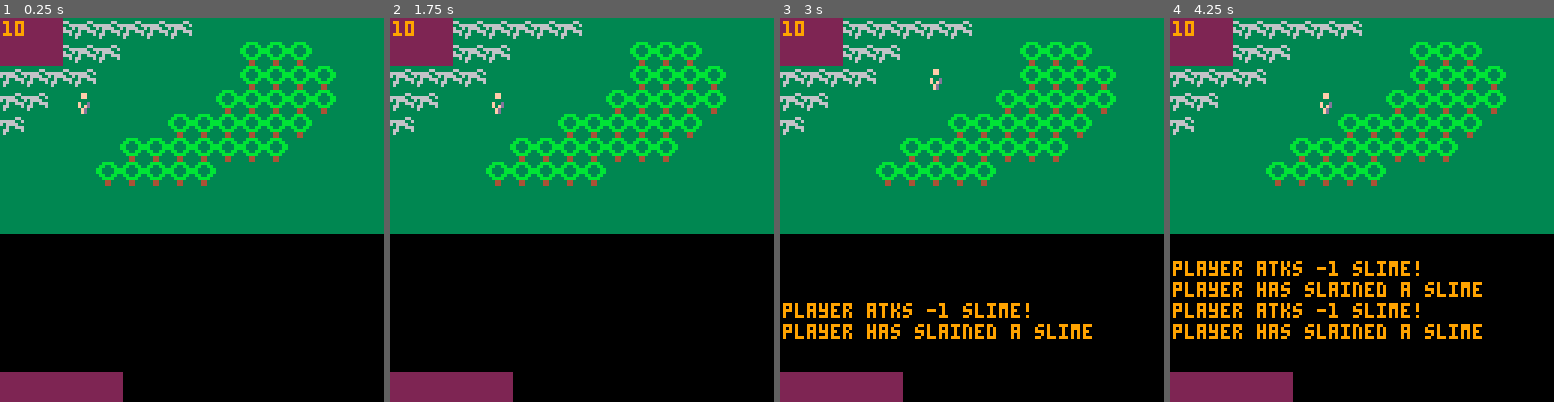
Above: before the commit, frames 1-4 (left to right).
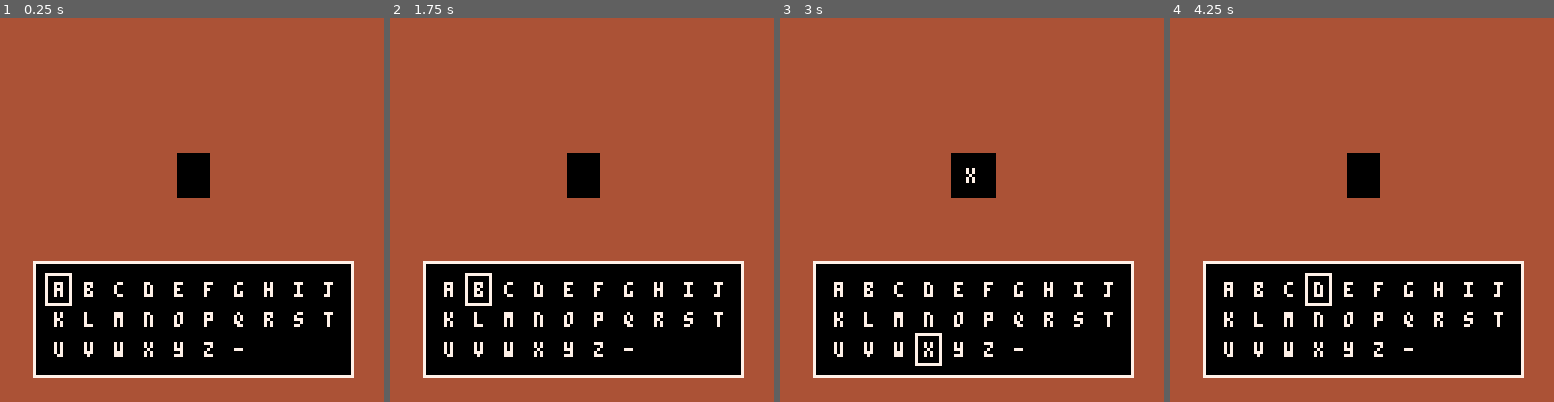
Above: after the commit, the same moments.

Repository: aureliendossantos/tinytale-pico-8
Game: PICO-8 cartridge tinytale.p8
The game is run twice, just before and just after one commit, with the same random seed, the same clock (stepped at 60 frames per second) and the same inputs.
Inputs:
- Up to frame 1 (0.25 s): no input
- Up to frame 2 (1.75 s): tap X (X key) at 0.33, 1.07 s; tap O (Z key) at 0.7, 1.7 s; hold Right from 1.6 s (still down)
- Up to frame 3 (3 s): tap X (X key) at 1.85, 2.97 s; release Right at 2.1 s; tap O (Z key) at 2.1, 2.5, 2.9 s; hold Up 2.15-2.42 s; hold Right from 2.47 s (still down)
- Up to frame 4 (4.25 s): release Right at 3.03 s; hold Left 3.08-3.58 s; tap O (Z key) at 3.3, 3.7, 4.1 s; hold Down 3.63-3.97 s; hold Right from 4.02 s (still down); tap X (X key) at 4.08 s

The runs differ from the first frame. In frame 1, 78% of the frame differs, in the area x 0-100%, y 0-100%; in frame 2, 78%; in frame 3, 79%; in frame 4, 81%.

Commit message:
name input, inventory, hud

Diff:
--- a/battles.lua
+++ b/battles.lua
@@ -11,21 +11,24 @@
         attack(enemy, p)
     end
     --battle end message
-    if p.life <= 0 then
+    if p.hp <= 0 then
         add(log, enemy.name.." has slained "..p.name.."...")
     else
         add(log, p.name.." has slained a "..enemy.name)
     end
+
+    p.exp += enemy.exp
+    p.gold += enemy.gold
 
     steps = 0
     steps_goal_set = false
 end
 
 function should_battle_end(enemy)
-    return enemy.life <= 0 or p.life <= 0
+    return enemy.hp <= 0 or p.hp <= 0
 end
 
 function attack(atker, dfder)
-    dfder.life -= atker.damage
+    dfder.hp -= atker.damage
     add(log, atker.name.." atks -"..atker.damage.." "..dfder.name.."!")
 end
--- a/database.lua
+++ b/database.lua
@@ -5,20 +5,51 @@
     x = 3,
     y = 3,
     name = "player",
-    life = 10,
-    damage = 1
+    level = 1
+}
+
+--evolution curves
+--base that will be altered by equipment
+function calc_hp_curve()
+    return 5 + 5 * p.level
+end
+function calc_exp_curve()
+    return 100 * p.level
+end
+function calc_damage_curve()
+    return 1 * p.level
+end
+
+inv = {
+    {1, 3},
+    {2, 9}
+}
+
+items = {
+    {
+        name = "pOTION",
+        spr = 32
+    },
+    {
+        name = "kEY",
+        spr = 33
+    }
 }
 
 enemies = {
     {
         name = "slime",
-        life = 1,
-        damage = 1
+        hp = 1,
+        damage = 1,
+        exp = 10,
+        gold = 2
     },
     {
         name = "goblin",
-        life = 2,
-        damage = 2
+        hp = 2,
+        damage = 2,
+        exp = 25,
+        gold = 3
     }
 }
 
--- a/hud.lua
+++ b/hud.lua
@@ -1,17 +1,70 @@
+function init_hud()
+    log_opened = false
+    log_y = 128
+    menuitem(2, "event log", function() toggle_log() end)
+end
+
+function update_hud()
+    update_log()
+end
+
 function draw_hud()
     draw_player_status()
     draw_log()
 end
 
 function draw_player_status()
-    rectfill(0, 0, 20, 15, 2)
-    print(p.life, 1, 1, 9)
+    local w = 30
+    local h = 27
+    --[[
+    rect(-1, -1, w, h, 4)
+    fillp(0b1010010110100101.1)
+    rectfill(0, 0, w-1, h-1, 5)
+    fillp(0)
+    --]]
+    rect(1, 4, w-2, 7, 6)
+    rectfill(2, 5, 27, 6, 8)
+    rect(1, 13, w-2, 15, 6)
+    line(2, 14, 27, 14, 12)
+    local y = 18
+    for i=1,19,9 do
+        spr(35, i, y)
+    end
+    spr(32, 1, y)
+    spr(33, 10, y)
+    for entry in all(inv) do
+        if entry[1] == 1 then
+            print_shaded(entry[2], 3, y+4)
+        elseif entry[1] == 2 then
+            print_shaded(entry[2], 12, y+4)
+        end
+    end
+    spr(34, 19, y)
+    print_shaded(p.gold, 21, y+4, 7)
+    local hp = p.hp.."/"..p.hp_max
+    print_shaded(hp, 4, 2, 7)
+    print_shaded(p.exp.."/"..p.exp_max, 4, 10, 7)
+    --print("lv."..p.level, 1, 14, 9)
+end
+
+function toggle_log()
+    log_opened = not log_opened
+    inventory_opened = false
+end
+
+function update_log()
+    if log_opened then
+        log_y = max(72, log_y - 9)
+        if (btn(🅾️)) toggle_log()
+    else
+        log_y = min(128, log_y + 9)
+    end
 end
 
 function draw_log()
-    rectfill(0, 118, 40, 127, 2)
-    local log_text_y = 60
-    for i = #log-6, #log do
+    rectfill(0, log_y, 127, 128, 2)
+    local log_text_y = log_y + 1
+    for i = #log-7, #log do
         if log[i] then
             print(log[i], 1, log_text_y, 9)
         end
--- /dev/null
+++ b/inventory.lua
@@ -0,0 +1,28 @@
+function init_inventory()
+    inventory_opened = false
+    menuitem(1, "inventory", function() toggle_inventory() end)
+end
+
+function toggle_inventory()
+    inventory_opened = not inventory_opened
+    log_opened = false
+end
+
+function update_inventory()
+    if inventory_opened then
+        if (btn(🅾️)) toggle_inventory()
+    end
+end
+
+function draw_inventory()
+    if inventory_opened then
+        local x, y, w, h = 30, 30, 90, 90
+        rectfill(x, y, x+w, y+h, 4)
+        for entry in all(inv) do
+            local item = items[entry[1]]
+            spr(item.spr, x+10, y+10)
+            print(entry[2], x+12, y+14, 7)
+            x += 9
+        end
+    end
+end
--- a/main_loop.lua
+++ b/main_loop.lua
@@ -1,13 +1,31 @@
 function _init()
+    init_database()
+    test_mode = false
+    if test_mode == true then
+        go_to_map()
+    else
+        init_title()
+        _upd = update_title
+        _drw = draw_title
+    end
+end
+
+function go_to_map()
     init_map()
+    _upd = update_map
+    _drw = draw_map
 end
 
 function _update()
-    btn_up,btn_left,btn_down,btn_right=btn(⬆️),btn(⬅️),btn(⬇️),btn(➡️)
-    btnp_up,btnp_left,btnp_down,btnp_right=btnp(⬆️),btnp(⬅️),btnp(⬇️),btnp(➡️)
-    update_map()
+    if not inventory_opened then
+        btn_up,btn_left,btn_down,btn_right=btn(⬆️),btn(⬅️),btn(⬇️),btn(➡️)
+        btnp_up,btnp_left,btnp_down,btnp_right=btnp(⬆️),btnp(⬅️),btnp(⬇️),btnp(➡️)
+        btn_x,btn_o=btn(❎),btn(🅾️)
+        btnp_x,btnp_o=btnp(❎),btnp(🅾️)
+    end
+    _upd()
 end
 
 function _draw()
-    draw_map()
+    _drw()
 end
--- /dev/null
+++ b/picoboard.lua
@@ -0,0 +1,81 @@
+--picoboard 1.3
+--by afburgess
+--(with beautiful optimisations by sibwara)
+--simplified by me
+
+function init_picoboard()
+    key = {"a","b","c","d","e","f","g","h","i","j","k","l","m","n","o","p","q","r","s","t","u","v","w","x","y","z","-"," "}
+    txtstr = {}
+    keypos={x=0,y=0}
+    dspos={x=0,y=0}
+end
+
+function picoboard()
+
+    --keymappings
+    if btnp(1) then keypos.x +=1 sfx(2) end
+    if btnp(0) then keypos.x -=1 sfx(2) end
+    if btnp(2) then keypos.y -=1 sfx(2) end
+    if btnp(3) then keypos.y +=1 sfx(2) end
+    if btnp(4) then backspace() end
+    if btnp(5) then select() end
+
+    --keyboard looping
+    if keypos.x > 9 then keypos.x = 0 end
+    if keypos.x < 0 then keypos.x = 9 end
+    if keypos.y > 2 then keypos.y = 0 end
+    if keypos.y < 0 then keypos.y = 2 end
+
+    --keyboard draw
+    local x, y = 18, 88
+
+    rectfill(x-7,y-7,x+99,y+31,0)
+    rect(x-7,y-7,x+99,y+31,7)
+
+    for r1=0,9 do
+     print(key[r1+1],x+r1*10,y,7)
+     print(key[r1+11],x+r1*10,y+10,7)
+    end
+    for r2=0,6 do
+     print(key[r2+21],x+r2*10,y+20,7)
+    end
+
+    for r3=1,3 do
+     spr(63+r3,x+59+r3*10,y+20)
+    end
+
+    --cursor draw
+    rect(keypos.x*10+x-3,keypos.y*10+y-3,keypos.x*10+x+5,keypos.y*10+y+7,7)
+
+    --display string
+    rectfill(64-#txtstr*2-5,45,64-#txtstr*2+4*#txtstr+5,59,0)
+    str=""
+    for i in all(txtstr) do
+    str=str..i..""
+    print(str,64-#txtstr*2,50,7)
+    end
+
+end
+
+function select()
+    newkey = keypos.x + keypos.y*10 + 1
+
+    if newkey > 28 then
+        if newkey == 29 then backspace() end
+        if newkey == 30 then confirm() sfx(3) end
+    else
+        if #txtstr < 8 then
+            add(txtstr,key[newkey])
+            sfx(0)
+        end
+    end
+end
+
+function backspace()
+    if #txtstr > 0 then txtstr[#txtstr]=nil sfx(1) end
+end
+
+function confirm()
+    p.name = str
+    go_to_map()
+end
--- /dev/null
+++ b/player_stats.lua
@@ -0,0 +1,19 @@
+function init_player_stats()
+    local hp = calc_hp_curve()
+    p.hp, p.hp_max = hp, hp
+    p.exp, p.exp_max = 0, calc_exp_curve()
+    p.damage = calc_damage_curve()
+    p.gold = 0
+end
+
+function update_player_stats()
+    if p.exp >= p.exp_max then
+        add(log, "level up!")
+        p.exp = 0
+        p.level += 1
+        p.exp_max = calc_exp_curve()
+        p.hp_max = calc_hp_curve()
+        p.hp = p.hp_max
+        p.damage = calc_damage_curve()
+    end
+end
--- a/scene_map.lua
+++ b/scene_map.lua
@@ -1,5 +1,7 @@
 function init_map()
-    init_database()
+    init_player_stats()
+    init_inventory()
+    init_hud()
     steps = 0
     steps_goal = 0
     cur_terrain = 0
@@ -8,16 +10,31 @@
 
 function update_map()
     player_movement()
-    update_terrain()
+    update_terrain_number()
     if not steps_goal_set or terrain_changed then
         new_steps_goal()
     end
     if steps_goal_set and steps >= steps_goal then
         battle()
     end
+    update_player_stats()
+    update_hud()
+    update_inventory()
 end
 
-function update_terrain()
+function player_movement()
+    newx, newy = p.x, p.y
+    if (btnp_up) newy -= 1
+    if (btnp_down) newy += 1
+    if (btnp_left) newx -= 1
+    if (btnp_right) newx += 1
+    if (newx ~= p.x or newy ~= p.y) and can_move() then
+        p.x, p.y = newx, newy
+        steps += 1
+    end
+end
+
+function update_terrain_number()
     terrain_changed = false
     local new_terrain = 0
     for i = 1,2 do
@@ -38,25 +55,10 @@
     steps_goal_set = true
 end
 
-function player_movement()
-    newx, newy = p.x, p.y
-    if (btnp_up) newy -= 1
-    if (btnp_down) newy += 1
-    if (btnp_left) newx -= 1
-    if (btnp_right) newx += 1
-    if (newx ~= p.x or newy ~= p.y) and can_move() then
-        p.x, p.y = newx, newy
-        steps += 1
-    end
-end
-
-function can_move()
-    return not tile_has_flag(0, newx, newy)
-end
-
 function draw_map()
     cls()
     map()
     spr(16, p.x*8, p.y*8)
     draw_hud()
+    draw_inventory()
 end
--- a/tinytale.p8
+++ b/tinytale.p8
@@ -7,8 +7,12 @@
 #include battles.lua
 #include database.lua
 #include hud.lua
+#include inventory.lua
 #include main_loop.lua
+#include picoboard.lua
+#include player_stats.lua
 #include scene_map.lua
+#include title.lua
 #include tools.lua
 __gfx__
 000000003333333333bbbb3333333333000000000000000000000000000000000000000000000000000000000000000000000000000000000000000000000000
@@ -27,6 +31,14 @@
 00f0fd00000000000000000000000000000000000000000000000000000000000000000000000000000000000000000000000000000000000000000000000000
 000fd000000000000000000000000000000000000000000000000000000000000000000000000000000000000000000000000000000000000000000000000000
 000fd000000000000000000000000000000000000000000000000000000000000000000000000000000000000000000000000000000000000000000000000000
+00042000000f90000099900022222222000000000000000000000000000000000000000000000000000000000000000000000000000000000000000000000000
+00666d0000f004000944490025555554000000000000000000000000000000000000000000000000000000000000000000000000000000000000000000000000
+000dd000000940009449449025555554000000000000000000000000000000000000000000000000000000000000000000000000000000000000000000000000
+0066dd00000090009449224025555554000000000000000000000000000000000000000000000000000000000000000000000000000000000000000000000000
+060000d0000090004224224025555554000000000000000000000000000000000000000000000000000000000000000000000000000000000000000000000000
+068822d0000940000422240025555554000000000000000000000000000000000000000000000000000000000000000000000000000000000000000000000000
+06222250000090000044400025555554000000000000000000000000000000000000000000000000000000000000000000000000000000000000000000000000
+00d55500000940000000000024444449000000000000000000000000000000000000000000000000000000000000000000000000000000000000000000000000
 __gff__
 0002040100000000000000000000000000000000000000000000000000000000000000000000000000000000000000000000000000000000000000000000000000000000000000000000000000000000000000000000000000000000000000000000000000000000000000000000000000000000000000000000000000000000
 0000000000000000000000000000000000000000000000000000000000000000000000000000000000000000000000000000000000000000000000000000000000000000000000000000000000000000000000000000000000000000000000000000000000000000000000000000000000000000000000000000000000000000
--- /dev/null
+++ b/title.lua
@@ -0,0 +1,12 @@
+function init_title()
+    init_picoboard()
+end
+
+function update_title()
+
+end
+
+function draw_title()
+    cls(4)
+    picoboard()
+end
--- a/tools.lua
+++ b/tools.lua
@@ -1,7 +1,3 @@
-function tile_has_flag(flag, x, y)
-    return fget(mget(x, y), flag)
-end
-
 function clone_table(table)
     local new = {}
     for i,j in pairs(table) do
@@ -9,3 +5,16 @@
     end
     return new
 end
+
+function tile_has_flag(flag, x, y)
+    return fget(mget(x, y), flag)
+end
+
+function can_move()
+    return not tile_has_flag(0, newx, newy)
+end
+
+function print_shaded(text, x, y)
+    print(text, x+1, y, 1)
+    print(text, x, y, 7)
+end
